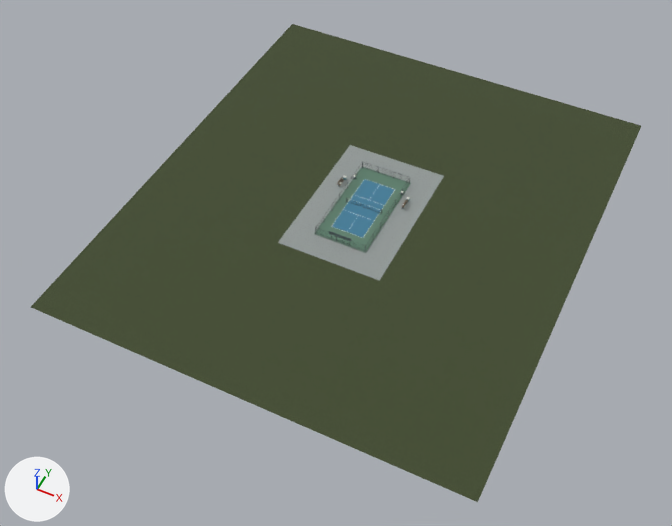
Before and after pictures for a commit that changed the glTF model My project/Assets/Models/Stadium_Enhanced/PickleballCourt_LowPoly.glb.
Rendered twice from a camera (50 mm lens) standing at (47.7, -106.3, 115.6) and looking at (-0.9, -9.0, -6.0). Arrows for +X, +Y and +Z are at lower left; the lights stay in place. The older version comes first. Where no turn or scale is listed for an object, it has been applied to the vertices. Vertices at exactly the same position are counted once.

Before the edit, the objects in view are built like this:
```python
me_court_surface_inlaidlines_refinedmesh = bpy.data.meshes.new('Court_Surface_InlaidLines_RefinedMesh')
me_court_surface_inlaidlines_refinedmesh.from_pydata(...)  # 56 vertices, 88 faces; spans x -4.9..4.9, y -9.5..9.5, z -0.1..0.0
# faces by material slot: [8, 56, 14, 10]
me_court_surface_inlaidlines_refinedmesh.materials.append(mat_court_green)
me_court_surface_inlaidlines_refinedmesh.materials.append(mat_line_white)
me_court_surface_inlaidlines_refinedmesh.materials.append(mat_court_blue)
me_court_surface_inlaidlines_refinedmesh.materials.append(mat_slab_edge)
me_refined_garden_grass_refinedmesh = bpy.data.meshes.new('Refined_Garden_Grass_RefinedMesh')
me_refined_garden_grass_refinedmesh.from_pydata(...)  # 12 vertices, 8 faces; spans x -38.0..38.0, y -44.0..44.0, z -0.2
me_refined_garden_grass_refinedmesh.materials.append(mat_garden_grass)  # picture img_ground_organic
me_refined_venue_paving_refinedmesh = bpy.data.meshes.new('Refined_Venue_Paving_RefinedMesh')
me_refined_venue_paving_refinedmesh.from_pydata(...)  # 8 vertices, 12 faces; spans x -9.5..9.5, y -14.0..14.0, z -0.3..-0.1
me_refined_venue_paving_refinedmesh.materials.append(mat_venue_paving)
ob_court_surface_inlaidlines = bpy.data.objects.new('Court_Surface_InlaidLines', me_court_surface_inlaidlines_refinedmesh)
ob_court_surface_inlaidlines.location = (0.0, 0.0, 0.0)
ob_refined_garden_grass = bpy.data.objects.new('Refined_Garden_Grass', me_refined_garden_grass_refinedmesh)
ob_refined_garden_grass.location = (0.0, 0.0, 0.0)
ob_refined_venue_paving = bpy.data.objects.new('Refined_Venue_Paving', me_refined_venue_paving_refinedmesh)
ob_refined_venue_paving.location = (0.0, 0.0, 0.0)
```
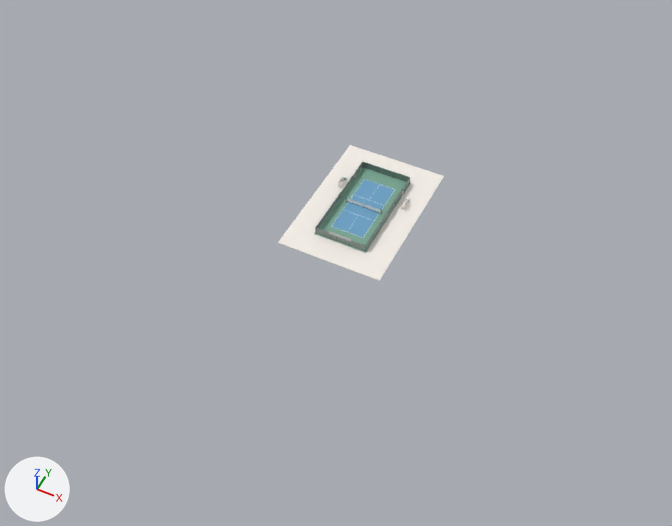
Where the change shows, as pixel boxes (x1, y1, x2, y2) in the pictures (672 x 526 px):
'Refined_Garden_Grass', deleted (green): before (31, 24, 641, 502)
'Refined_Venue_Paving', recoloured (grey to white): (278, 145, 444, 281) in both
part 1 of me_court_surface_inlaidlines_refinedmesh, recoloured: (314, 167, 411, 252) in both
part 2 of me_court_surface_inlaidlines_refinedmesh, recoloured: (331, 180, 395, 238) in both
part 3 of me_court_surface_inlaidlines_refinedmesh, recoloured (lighter): (332, 179, 395, 238) in both
part 4 of me_court_surface_inlaidlines_refinedmesh, recoloured: (315, 185, 410, 253) in both

Diff of the bpy script that builds the scene:
```diff
--- a/My project/Assets/Models/Stadium_Enhanced/PickleballCourt_LowPoly.glb.py
+++ b/My project/Assets/Models/Stadium_Enhanced/PickleballCourt_LowPoly.glb.py
@@ mat_sd_paving @@
+mat_sd_paving = bpy.data.materials.new('SD_Paving')
+mat_sd_paving.use_nodes = True; mat_sd_paving.node_tree.nodes.clear()
+_N = mat_sd_paving.node_tree.nodes; _L = mat_sd_paving.node_tree.links
+n0 = _N.new('ShaderNodeBsdfPrincipled'); n0.name = 'Principled BSDF'
+n0.inputs[2].default_value = 0.74  # 'Roughness'
+n1 = _N.new('ShaderNodeOutputMaterial'); n1.name = 'Material Output'
+n2 = _N.new('ShaderNodeVertexColor'); n2.name = 'Color Attribute'
+_L.new(n0.outputs[0], n1.inputs[0])  # 'BSDF' to 'Surface'
+_L.new(n2.outputs[0], n0.inputs[0])  # 'Color' to 'Base Color'
@@ mat_sd_acrylic @@
+mat_sd_acrylic = bpy.data.materials.new('SD_Acrylic')
+mat_sd_acrylic.use_nodes = True; mat_sd_acrylic.node_tree.nodes.clear()
+_N = mat_sd_acrylic.node_tree.nodes; _L = mat_sd_acrylic.node_tree.links
+n0 = _N.new('ShaderNodeBsdfPrincipled'); n0.name = 'Principled BSDF'
+n0.inputs[2].default_value = 0.62  # 'Roughness'
+n1 = _N.new('ShaderNodeOutputMaterial'); n1.name = 'Material Output'
+n2 = _N.new('ShaderNodeVertexColor'); n2.name = 'Color Attribute'
+_L.new(n0.outputs[0], n1.inputs[0])  # 'BSDF' to 'Surface'
+_L.new(n2.outputs[0], n0.inputs[0])  # 'Color' to 'Base Color'
@@ mat_sd_concrete @@
+mat_sd_concrete = bpy.data.materials.new('SD_Concrete')
+mat_sd_concrete.use_nodes = True; mat_sd_concrete.node_tree.nodes.clear()
+_N = mat_sd_concrete.node_tree.nodes; _L = mat_sd_concrete.node_tree.links
+n0 = _N.new('ShaderNodeBsdfPrincipled'); n0.name = 'Principled BSDF'
+n0.inputs[2].default_value = 0.86  # 'Roughness'
+n1 = _N.new('ShaderNodeOutputMaterial'); n1.name = 'Material Output'
+n2 = _N.new('ShaderNodeVertexColor'); n2.name = 'Color Attribute'
+_L.new(n0.outputs[0], n1.inputs[0])  # 'BSDF' to 'Surface'
+_L.new(n2.outputs[0], n0.inputs[0])  # 'Color' to 'Base Color'
@@ me_court_surface_inlaidlines_refinedmesh @@
 me_court_surface_inlaidlines_refinedmesh.from_pydata(...)  # 56 vertices, 88 faces; spans x -4.9..4.9, y -9.5..9.5, z -0.1..0.0
+# me_court_surface_inlaidlines_refinedmesh part 1: all 8 faces that had it switch from mat_court_green to mat_sd_acrylic
+# me_court_surface_inlaidlines_refinedmesh part 2: all 56 faces that had it switch from mat_line_white to mat_sd_acrylic
+# me_court_surface_inlaidlines_refinedmesh part 3: all 14 faces that had it switch from mat_court_blue to mat_sd_acrylic
+# me_court_surface_inlaidlines_refinedmesh part 4: all 10 faces that had it switch from mat_slab_edge to mat_sd_concrete
@@ me_refined_venue_paving_refinedmesh @@
 me_refined_venue_paving_refinedmesh.from_pydata(...)  # 8 vertices, 12 faces; spans x -9.5..9.5, y -14.0..14.0, z -0.3..-0.1
-me_refined_venue_paving_refinedmesh.materials.append(mat_venue_paving)
+me_refined_venue_paving_refinedmesh.materials.append(mat_sd_paving)
@@ ob_refined_garden_grass @@
-ob_refined_garden_grass = bpy.data.objects.new('Refined_Garden_Grass', me_refined_garden_grass_refinedmesh)
```
